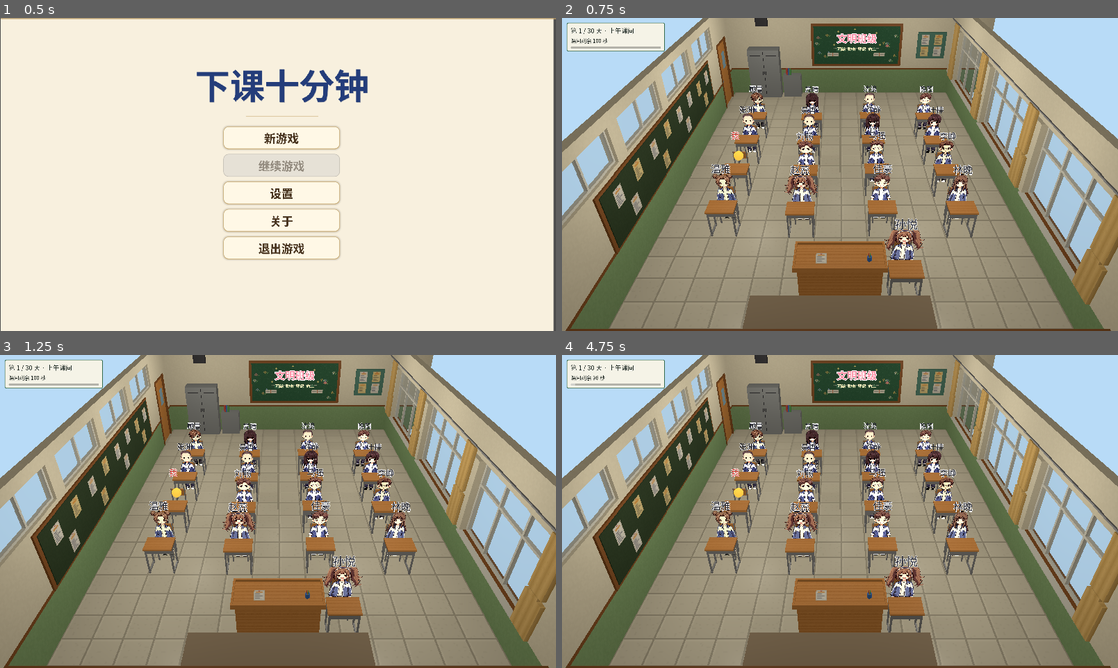
Above: before the commit, frames 1-4 (two rows, left to right).
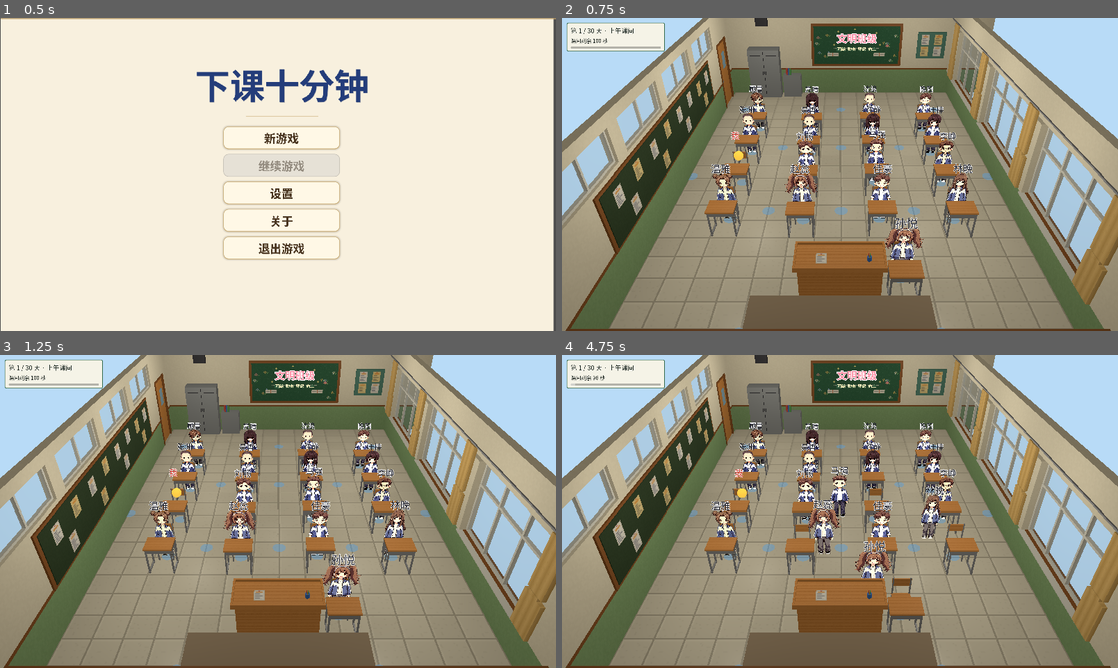
Above: after the commit, the same moments.

Repository: jx321720396/Ten-minutes-after-class
Game: Godot game, scene res://scenes/ui/main_menu.tscn
Two runs of this game, one before a commit and one after it. Both use one fixed random seed, a clock stepped at 60 frames per second and the inputs below.
Inputs (mouse positions are in pixels of both pictures, inside the frame that each line leads up to):
- Up to frame 1 (0.5 s): no input
- Up to frame 2 (0.75 s): click "新游戏" at 0.5 s
- Up to frame 3 (1.25 s): no input
- Up to frame 4 (4.75 s): tap Enter at 1.25 s; move the mouse to (962, 495) at 1.27 s; hold Shift 1.28-2 s; click (962, 495) at 1.42 s; drag from (728, 527) to (812, 574) at 2.02 s; move the mouse to (895, 442) at 2.77 s; tap Ctrl at 2.85 s; click (895, 442) at 2.92 s; drag from (812, 574) to (673, 464) at 3.52 s; move the mouse to (1006, 558) at 4.27 s; tap Alt at 4.35 s; click (1006, 558) at 4.42 s

Frame 1 is identical in both runs. In frame 2, 1.6% of the frame differs, in the area x 22-78%, y 28-100%; in frame 3, 1.8%; in frame 4, 3.8%.
Error before the commit: Parse Error: Could not find type "ActorWalker" in the current scope. (res://scripts/game/classroom_roam.gd:132)

Commit message:
feat(game): 教室走动演示 —— ActorWalker 组件、站立点与单场景调试
- 新增 ActorWalker 行走组件（直线插值 + 步态起伏 + 朝向翻转），
  支持统一速度接口 walk_to_at_speed / 手动步进 move_by / stop_manual；
- classroom_actors.gd 给人物挂上行走组件，并支持单场景直接运行时自动建演示局；
- 新增 data/rules/stand_points.csv 站立点表（世界坐标只写在场景里）；
- autoload/config.gd 抽出 default_difficulty()，main_menu 复用；
- 测试：tests/unit/test_actor_walker.gd。

Diff:
--- a/autoload/config.gd
+++ b/autoload/config.gd
@@ -14,6 +14,17 @@
 	return _tables.get(name, {})
 
 
+## 新游戏默认难度：取 data/rules/difficulty.csv 中标了 default=1 的档（数值不落脚本）。
+## 供 main_menu（「新游戏」）与 classroom_actors（单场景调试的演示局）共用。
+func default_difficulty() -> int:
+	var rows: Array = get_table("rules/difficulty").get("rows", [])
+	for row in rows:
+		if str(row.get("default", "0")) == "1":
+			return int(str(row["difficulty"]))
+	push_warning("difficulty.csv 里没有 default=1 的档，回退难度 1")
+	return 1
+
+
 ## 全部配置表 {表名: 表}。
 func tables() -> Dictionary:
 	if _tables.is_empty():
--- /dev/null
+++ b/data/rules/stand_points.csv
@@ -0,0 +1,25 @@
+# 站立点表（空间层 · 课间走动目标）
+# 依据：主文档 §10.4（NPC 在教室内空闲站立点里加权抽一个）、§10.20.1（座位是真的）、
+#      docs/design/NPC移动决策.md §2.2（站立点与占用）/§5.4（选择站立点）
+#
+# 用法：**世界坐标只写在场景里** —— scenes/game/classroom3D.tscn 的 StandPoints/<point_id> 节点；
+#      本表只登记逻辑属性。这与 seats.csv ↔ Seats/P* 的关系一致：一份真值，不在两处重复坐标。
+#
+# 座位本身也是站立点（走到某人座位旁），由 Seats/P0–P16 自动派生，不在此表重复。
+# 每个站立点同时只容纳一个移动目标（含玩家），占用判定由表现层驱动器维护。
+#
+# 列：point_id（须与场景节点同名）| kind（区域）| note（说明）
+point_id,kind,note
+AISLE_R1_C1,aisle,第一二排之间 · 第 1 列走道
+AISLE_R1_C2,aisle,第一二排之间 · 第 2 列走道
+AISLE_R1_C3,aisle,第一二排之间 · 第 3 列走道
+AISLE_R2_C1,aisle,第三四排之间 · 第 1 列走道
+AISLE_R2_C2,aisle,第三四排之间 · 第 2 列走道
+AISLE_R2_C3,aisle,第三四排之间 · 第 3 列走道
+BACK_LEFT,back,后墙前 · 左
+BACK_MID,back,后墙前 · 中（板报 / 储物柜一侧）
+BACK_RIGHT,back,后墙前 · 右
+SIDE_LEFT,side,左侧墙 · 窗边
+SIDE_RIGHT,side,右侧墙边
+PODIUM_LEFT,podium,讲台前 · 左
+PODIUM_RIGHT,podium,讲台前 · 右
--- /dev/null
+++ b/scenes/components/actor_walker.tscn
@@ -0,0 +1,6 @@
+[gd_scene load_steps=2 format=3]
+
+[ext_resource type="Script" path="res://scripts/game/actor_walker.gd" id="1_walker"]
+
+[node name="ActorWalker" type="Node3D"]
+script = ExtResource("1_walker")
--- /dev/null
+++ b/scripts/game/actor_walker.gd
@@ -0,0 +1,201 @@
+class_name ActorWalker
+extends Node3D
+## 人物行走组件（表现层）：挂在「人物节点」下，把人物本体走到某个世界坐标。
+##
+## 依据：主文档 §10.4（走动 15 tick、期间不能发起 / 接受新交互、段末归位）、
+##      docs/design/NPC移动决策.md（移动是状态层，不改任何矩阵）。
+##
+## 用法（与 speech_bubble 同风格，作为人物节点的子节点挂上）：
+## [codeblock]
+## var walker := preload("res://scenes/components/actor_walker.tscn").instantiate()
+## actor.add_child(walker)
+## walker.walk_to(Vector3(1.0, 0.0, 2.0), 4.5)   # 只取 XZ，高度由步态起伏控制
+## await walker.walk_finished
+## [/codeblock]
+##
+## ⚠️ 本组件**不做玩法判断**：该不该走、走多久、走到哪，都由驱动器（内核或演示驱动器）
+##    决定；组件只负责「怎么走」（插值 / 朝向 / 起伏）与「走到没有」。
+##    `stop()` 与正常到位都会发 `walk_finished`，方便调用方统一 await。
+
+signal walk_started(target: Vector3)
+signal walk_finished
+
+@export_group("移动")
+## 到位判定的容差（米）
+@export var arrive_epsilon: float = 0.01
+## true = 缓入缓出；false = 匀速
+@export var ease_motion: bool = true
+
+@export_group("步态")
+## 走路时的上下起伏幅度（米）
+@export var bob_height: float = 0.03
+## 起伏频率（次 / 秒）
+@export var bob_frequency: float = 2.0
+## 走路时按移动方向翻转立绘朝向
+@export var flip_facing: bool = true
+## 到位后是否恢复正面朝向
+@export var restore_facing_on_arrive: bool = true
+## 立绘节点名（classroom_actors.gd 生成时的约定名）
+@export var sprite_node_name: StringName = &"Sprite"
+
+var _body: Node3D = null
+var _sprite: Sprite3D = null
+var _moving := false
+## WASD 手动步进中（与自动行走互斥；两者都算「在移动」）
+var _manual := false
+var _elapsed := 0.0
+var _duration := 0.0
+var _from := Vector3.ZERO
+var _to := Vector3.ZERO
+var _base_y := 0.0
+var _bob_time := 0.0
+
+
+func _ready() -> void:
+	_body = get_parent() as Node3D
+	if _body == null:
+		push_error("ActorWalker：父节点必须是 Node3D（本组件挂在人物节点下）")
+		return
+	_sprite = _find_sprite(_body)
+	_base_y = _body.global_position.y
+	_to = _body.global_position
+	_from = _to
+
+
+## 是否正在移动（自动行走中，或 WASD 手动步进期间）。
+func is_moving() -> bool:
+	return _moving or _manual
+
+
+## 走到世界坐标 target：只改 XZ，高度由步态起伏控制。
+## seconds ≤ 0 或距离已在容差内时立即到位（同样会发 walk_finished）。
+func walk_to(target: Vector3, seconds: float) -> void:
+	if _body == null:
+		return
+	var start := _body.global_position
+	_from = start
+	_to = Vector3(target.x, start.y, target.z)
+	_update_facing(_to.x - _from.x)
+	if seconds <= 0.0 or _from.distance_to(_to) <= arrive_epsilon:
+		_arrive()
+		return
+	_duration = seconds
+	_elapsed = 0.0
+	_bob_time = 0.0
+	_moving = true
+	walk_started.emit(_to)
+
+
+## 按**速度**走到世界坐标 target：秒数 = 距离 / speed。
+## 依据：策划 2026-10-07 裁决第 6b 项 —— 统一速度、耗时随实际行走距离变化（放弃固定 15 tick）。
+func walk_to_at_speed(target: Vector3, speed: float) -> void:
+	if speed <= 0.0 or _body == null:
+		return
+	_manual = false
+	var start := _body.global_position
+	var distance := Vector2(start.x, start.z).distance_to(Vector2(target.x, target.z))
+	walk_to(target, distance / speed)
+
+
+## 手动步进（WASD）：立即沿 delta 移动一小段，并更新朝向与步态。
+## 调用方（PlayerController）负责保证 delta 不会让人物穿进家具 —— 本组件不做玩法判断。
+## 手动期间 is_moving() 为真（步态在走）；不发 walk_finished（没有「目的地」可到达）。
+func move_by(delta: Vector3, delta_time: float) -> void:
+	if _body == null:
+		return
+	_moving = false
+	_manual = true
+	var pos := _body.global_position + delta
+	_bob_time += delta_time
+	var bob := sin(_bob_time * TAU * bob_frequency) * bob_height
+	_body.global_position = Vector3(pos.x, _base_y + bob, pos.z)
+	_update_facing(delta.x)
+
+
+## 结束手动步进：高度归位、步态停下（不发 walk_finished）。
+func stop_manual() -> void:
+	if not _manual:
+		return
+	_manual = false
+	_settle_height()
+
+
+## 立刻停下并停在当前位置（打断用，如上课铃响）；同样发 walk_finished。
+func stop() -> void:
+	if not _moving and not _manual:
+		return
+	_moving = false
+	_manual = false
+	_settle_height()
+	if _body != null:
+		_to = _body.global_position
+	walk_finished.emit()
+
+
+## 瞬移到位（初始化 / 归位兜底；不发 walk_started）。
+func teleport_to(target: Vector3) -> void:
+	if _body == null:
+		return
+	_moving = false
+	var pos := _body.global_position
+	_body.global_position = Vector3(target.x, pos.y, target.z)
+	_from = _body.global_position
+	_to = _from
+	_base_y = _from.y
+
+
+func _process(delta: float) -> void:
+	if not _moving:
+		return
+	_elapsed += delta
+	var t := clampf(_elapsed / _duration, 0.0, 1.0)
+	var eased := _smoothstep(t) if ease_motion else t
+	var pos := _from.lerp(_to, eased)
+	_bob_time += delta
+	var bob := sin(_bob_time * TAU * bob_frequency) * bob_height
+	_body.global_position = Vector3(pos.x, _from.y + bob, pos.z)
+	if t >= 1.0:
+		_arrive()
+
+
+func _arrive() -> void:
+	_moving = false
+	if _body != null:
+		_body.global_position = Vector3(_to.x, _from.y, _to.z)
+	_base_y = _from.y
+	if restore_facing_on_arrive and _sprite != null:
+		_sprite.flip_h = false
+	walk_finished.emit()
+
+
+## 停下时把高度归位，避免起伏停在半空。
+func _settle_height() -> void:
+	if _body == null:
+		return
+	var pos := _body.global_position
+	_body.global_position = Vector3(pos.x, _base_y, pos.z)
+
+
+func _update_facing(dx: float) -> void:
+	if not flip_facing or _sprite == null:
+		return
+	if absf(dx) > arrive_epsilon:
+		_sprite.flip_h = dx < 0.0
+
+
+func _smoothstep(t: float) -> float:
+	return t * t * (3.0 - 2.0 * t)
+
+
+## 立绘节点：优先按约定名找，找不到就递归找第一个 Sprite3D。
+func _find_sprite(node: Node) -> Sprite3D:
+	var named := node.get_node_or_null(NodePath(str(sprite_node_name)))
+	if named is Sprite3D:
+		return named as Sprite3D
+	if node is Sprite3D:
+		return node as Sprite3D
+	for child in node.get_children():
+		var found := _find_sprite(child)
+		if found != null:
+			return found
+	return null
--- a/scripts/game/classroom_actors.gd
+++ b/scripts/game/classroom_actors.gd
@@ -60,6 +60,20 @@
 ## 立绘缺失时的占位色
 @export var missing_marker_color: Color = Color(0.75, 0.45, 0.85)
 
+@export_group("行走组件")
+## 给每个人物挂上行走组件（scenes/components/actor_walker.tscn），
+## 由教室里的驱动器（classroom_roam.gd / 或将来的内核 position）调用
+@export var attach_walker: bool = true
+## 行走组件场景；留空则不挂
+@export var walker_scene: PackedScene = preload("res://scenes/components/actor_walker.tscn")
+
+@export_group("单场景调试")
+## 直接运行本场景（不经主菜单）时自动建一个演示局 —— 便于在编辑器 / MCP 里
+## 直接跑 classroom3D.tscn 就能看到人物。正常流程由 main_menu 调 GameState.start_game。
+@export var auto_start_demo: bool = true
+## 演示局种子（0 = 按系统时间随机）
+@export var demo_seed: int = 20261007
+
 var _appearances: Dictionary = {}
 ## 名字牌字体只加载一次（SystemFont 会去查系统字体，逐人新建会拖慢进教室）
 var _name_font_cache: Font = null
@@ -68,9 +82,33 @@
 func _ready() -> void:
 	var core: Variant = current_core()
 	if core == null:
-		push_error("ClassroomActors：没有本局内核实例（GameState.sim_core 为空）——" + "请从主菜单「新游戏」进入教室。")
+		core = _start_demo_game()
+	if core == null:
+		push_error("ClassroomActors：没有本局内核实例（GameState.sim_core 为空）——请从主菜单「新游戏」进入教室。")
 		return
 	build(core)
+
+
+## 单场景调试：直接运行本场景（不经主菜单）时自动建一个演示局，并写入 GameState，
+## 让同级的表现层组件（classroom_roam）读到同一个内核实例。正常流程不会走到这里。
+func _start_demo_game() -> Variant:
+	if not auto_start_demo:
+		return null
+	var state: Variant = get_node_or_null("/root/GameState")
+	if state == null:
+		return null
+	var game_seed := demo_seed
+	if game_seed == 0:
+		game_seed = int(Time.get_unix_time_from_system())
+	var difficulty := Config.default_difficulty()
+	state.start_game(game_seed, difficulty)
+	push_warning(
+		(
+			"ClassroomActors：单场景运行 —— 已自动建演示局（种子 %d，难度 %d）；" % [game_seed, difficulty]
+			+ "正常流程请从主菜单「新游戏」进入。"
+		)
+	)
+	return state.sim_core
 
 
 ## 本局内核实例；缺失返回 null。
@@ -106,10 +144,20 @@
 		var actor := _build_actor(core, i)
 		add_child(actor)
 		actor.global_position = seat.global_position + Vector3(0.0, foot_offset, chair_offset_z)
+		_attach_walker(actor)
 		placed += 1
 	if placed != count:
 		push_warning("ClassroomActors：内核 %d 个节点，实际落位 %d 个" % [count, placed])
 	return placed
+
+
+## 给人物挂上行走组件（组件只负责「怎么走」，不判断该不该走）。
+func _attach_walker(actor: Node3D) -> void:
+	if not attach_walker or walker_scene == null:
+		return
+	var walker := walker_scene.instantiate()
+	walker.name = "Walker"
+	actor.add_child(walker)
 
 
 ## 清掉上一次生成的人物（重复 build / 热重载时不会叠人）。
--- a/scripts/ui/main_menu.gd
+++ b/scripts/ui/main_menu.gd
@@ -64,15 +64,10 @@
 		push_error("无法进入教室：%s" % error_string(error))
 
 
-## 默认难度：取 data/rules/difficulty.csv 中标了 default=1 的档（数值不落脚本）。
+## 默认难度：见 autoload/config.gd 的 default_difficulty()（读 data/rules/difficulty.csv）。
 # 难度选择 UI 待做；当前先固定默认档（16 NPC + 玩家 = 17 节点）。
 func _default_difficulty() -> int:
-	var rows: Array = ConfigLoader.new().get_table("rules/difficulty").get("rows", [])
-	for row in rows:
-		if str(row.get("default", "0")) == "1":
-			return int(str(row["difficulty"]))
-	push_warning("difficulty.csv 里没有 default=1 的档，回退难度 1")
-	return 1
+	return Config.default_difficulty()
 
 
 func _on_continue():
--- /dev/null
+++ b/tests/unit/test_actor_walker.gd
@@ -0,0 +1,95 @@
+extends GutTest
+## ActorWalker 行走组件单测（表现层）。
+##
+## 只验证组件「怎么走」：插值到位、时长、朝向、中断与瞬移；
+## **不做玩法判断**（该不该走由驱动器决定），也不涉及任何 data 数值。
+
+const WALKER_SCENE := "res://scenes/components/actor_walker.tscn"
+
+
+## 造一个「人物节点」（Node3D + 名为 Sprite 的 Sprite3D 立绘），并挂上行走组件。
+func _make_walker() -> Array:
+	var actor := Node3D.new()
+	var sprite := Sprite3D.new()
+	sprite.name = "Sprite"
+	actor.add_child(sprite)
+	add_child_autofree(actor)
+	var walker: ActorWalker = load(WALKER_SCENE).instantiate()
+	actor.add_child(walker)
+	return [actor, walker, sprite]
+
+
+func test_walk_reaches_target_and_emits_signals() -> void:
+	var parts := _make_walker()
+	var actor: Node3D = parts[0]
+	var walker: ActorWalker = parts[1]
+	watch_signals(walker)
+
+	walker.walk_to(Vector3(2.0, 0.0, 1.0), 0.2)
+	assert_true(walker.is_moving(), "开始移动后 is_moving 应为 true")
+	assert_signal_emitted(walker, "walk_started")
+
+	await wait_seconds(0.5)
+	assert_false(walker.is_moving(), "走完应停下")
+	assert_signal_emitted(walker, "walk_finished")
+	assert_almost_eq(actor.global_position.x, 2.0, 0.001, "终点 X 应到位")
+	assert_almost_eq(actor.global_position.z, 1.0, 0.001, "终点 Z 应到位")
+
+
+func test_zero_duration_arrives_immediately() -> void:
+	var parts := _make_walker()
+	var actor: Node3D = parts[0]
+	var walker: ActorWalker = parts[1]
+	walker.walk_to(Vector3(1.5, 0.0, -0.5), 0.0)
+	assert_false(walker.is_moving(), "时长为 0 → 立即到位，不进入移动态")
+	assert_almost_eq(actor.global_position.x, 1.5, 0.001, "应立即到 X")
+	assert_almost_eq(actor.global_position.z, -0.5, 0.001, "应立即到 Z")
+
+
+func test_height_is_kept_and_settled() -> void:
+	var parts := _make_walker()
+	var actor: Node3D = parts[0]
+	var walker: ActorWalker = parts[1]
+	actor.global_position = Vector3(0.0, 0.02, 0.0)
+	walker.walk_to(Vector3(1.0, 9.0, 0.0), 0.1)
+	await wait_seconds(0.3)
+	assert_almost_eq(actor.global_position.y, 0.02, 0.001, "只改 XZ，高度保持原值")
+	assert_almost_eq(actor.global_position.x, 1.0, 0.001, "X 到位")
+
+
+func test_stop_keeps_current_position() -> void:
+	var parts := _make_walker()
+	var actor: Node3D = parts[0]
+	var walker: ActorWalker = parts[1]
+	watch_signals(walker)
+	walker.walk_to(Vector3(4.0, 0.0, 0.0), 1.0)
+	await wait_seconds(0.15)
+	walker.stop()
+	assert_false(walker.is_moving(), "stop 后不再移动")
+	assert_signal_emitted(walker, "walk_finished")
+	var stopped_x := actor.global_position.x
+	await wait_seconds(0.3)
+	assert_almost_eq(actor.global_position.x, stopped_x, 0.001, "停下后位置不再变化")
+	assert_true(stopped_x > 0.0 and stopped_x < 4.0, "应停在途中而不是终点")
+
+
+func test_flip_facing_follows_direction() -> void:
+	var parts := _make_walker()
+	var walker: ActorWalker = parts[1]
+	var sprite: Sprite3D = parts[2]
+	walker.walk_to(Vector3(-3.0, 0.0, 0.0), 0.2)
+	assert_true(sprite.flip_h, "往 -X 走应翻转朝向")
+	await wait_seconds(0.4)
+	assert_false(sprite.flip_h, "到位后恢复正面")
+
+
+func test_teleport_does_not_emit_started() -> void:
+	var parts := _make_walker()
+	var actor: Node3D = parts[0]
+	var walker: ActorWalker = parts[1]
+	watch_signals(walker)
+	walker.teleport_to(Vector3(2.0, 0.0, 2.0))
+	assert_almost_eq(actor.global_position.x, 2.0, 0.001, "瞬移立即到位（X）")
+	assert_almost_eq(actor.global_position.z, 2.0, 0.001, "瞬移立即到位（Z）")
+	assert_false(walker.is_moving(), "瞬移不进入移动态")
+	assert_signal_not_emitted(walker, "walk_started")
Not shown, added: data/rules/stand_points.csv.import
Not shown, added: scripts/game/actor_walker.gd.uid
Not shown, added: tests/unit/test_actor_walker.gd.uid
